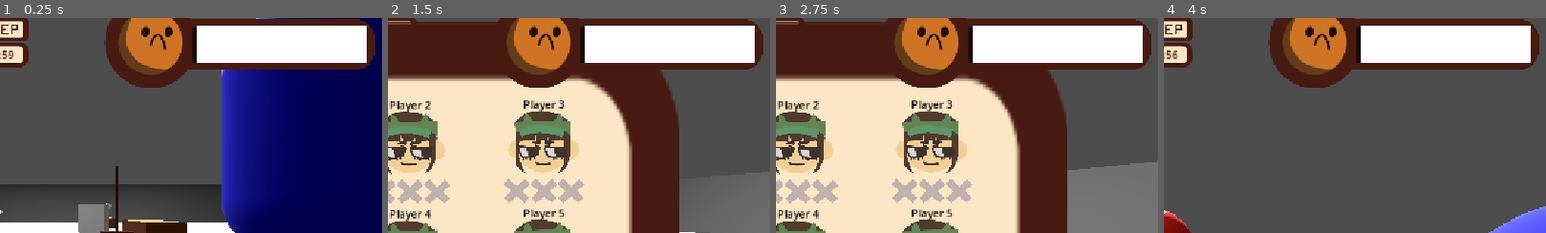
Above: before the commit, frames 1-4 (left to right).
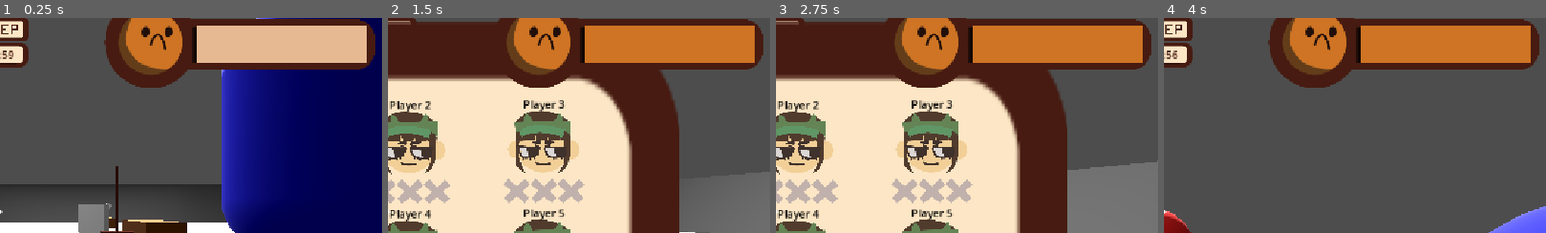
Above: after the commit, the same moments.

Repository: AlexLietha/Slacker
Game: Godot game, scene res://Scenes/test.tscn
Same seed, same stepped clock (60 frames per second), same inputs: the game is played once before the commit and once after it.
Inputs (mouse positions are % of the whole screen's width and height, from its top left):
- Up to frame 1 (0.25 s): no input
- Up to frame 2 (1.5 s): tap Enter (ui_accept) at 0.5, 0.77 s; move the mouse to (55, 50) at 0.52 s; hold W (moveForward) 0.53-1.28 s; tap E (Click e) at 0.6 s; move the mouse to (30, 55) at 1.27 s; hold S (moveBack) from 1.28 s (still down); right-click (30, 55) at 1.35 s
- Up to frame 3 (2.75 s): tap Enter (ui_accept) at 1.52 s; move the mouse to (60, 28) at 2.02 s; release S (moveBack) at 2.03 s; hold D (moveRight) from 2.03 s (still down); tap ` (reassignRoles) at 2.1 s
- Up to frame 4 (4 s): move the mouse to (45, 70) at 2.77 s; release D (moveRight) at 2.78 s; hold W (moveForward) from 2.78 s (still down); tap E (Click e) at 2.85 s; tap Enter (ui_accept) at 3.02, 3.77 s; move the mouse to (57, 51) at 3.52 s; right-click (57, 51) at 3.6 s
The pictures show only the part of the screen within x 50-100%, y 6-56%; the shares and areas given below are measured in that part.

The runs differ from the first frame. In frame 1, 7.7% of the frame differs, in the area x 51-96%, y 3-21%; in frame 2, 7.7%; in frame 3, 7.7%; in frame 4, 7.7%.
Error before the commit: Cannot call method 'sample' on a null value. (res://Scripts/Orders/UI/CustomerSatisfactionUI.gd:31)

Commit message:
Re imported gradient for rating bar
Main doesn't crash now, but is somehow a couple changes behind.

Diff:
--- a/slacker/Scenes/player.tscn
+++ b/slacker/Scenes/player.tscn
@@ -6,6 +6,7 @@
 [ext_resource type="Texture2D" uid="uid://dwexlgu75s2hg" path="res://UI/Satisfaction Rating/sad_bar_v1.png" id="4_fkybt"]
 [ext_resource type="Script" uid="uid://dxlxaqlecxydr" path="res://Scripts/Orders/UI/CustomerSatisfactionUI.gd" id="4_vgqql"]
 [ext_resource type="PackedScene" uid="uid://nsk45ymwt1wc" path="res://UI/VotingUI.tscn" id="5_fkybt"]
+[ext_resource type="Gradient" uid="uid://by4yofdsthluw" path="res://UI/RatingBarGradient.tres" id="6_3smsa"]
 
 [sub_resource type="CapsuleShape3D" id="CapsuleShape3D_vgqql"]
 
@@ -81,7 +82,7 @@
 position = Vector2(938, 78.5)
 texture = ExtResource("4_fkybt")
 
-[node name="ColorRect" type="ColorRect" parent="UI" unique_id=1595570702]
+[node name="ColorRect" type="ColorRect" parent="UI" unique_id=1595570702 node_paths=PackedStringArray("barSprite")]
 anchors_preset = 1
 anchor_left = 1.0
 anchor_right = 1.0
@@ -91,6 +92,8 @@
 offset_bottom = 109.0
 grow_horizontal = 0
 script = ExtResource("4_vgqql")
+gradient = ExtResource("6_3smsa")
+barSprite = NodePath("../EmptyBarV1")
 metadata/_edit_use_anchors_ = true
 
 [node name="GrabbedObjectPosition" type="Node3D" parent="." unique_id=1229670346]
--- /dev/null
+++ b/slacker/UI/RatingBarGradient.tres
@@ -0,0 +1,7 @@
+[gd_resource type="Gradient" format=3 uid="uid://by4yofdsthluw"]
+
+[resource]
+offsets = PackedFloat32Array(0, 0.3, 0.8, 1)
+colors = PackedColorArray(0.80784315, 0.45490196, 0.14117648, 1, 0.80784315, 0.45490196, 0.14117648, 1, 0.39215687, 0.6862745, 0.43137255, 1, 0.39215687, 0.6862745, 0.43137255, 1)
+metadata/_snap_count = 100
+metadata/_snap_enabled = true
